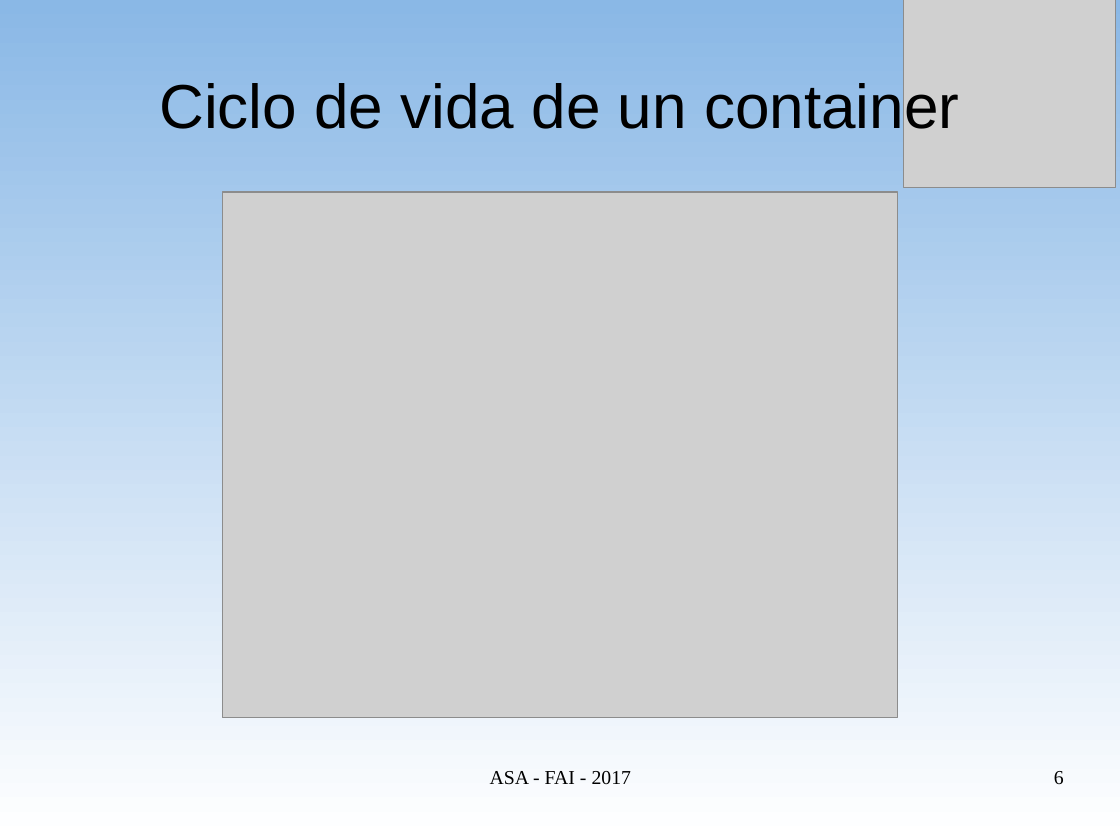
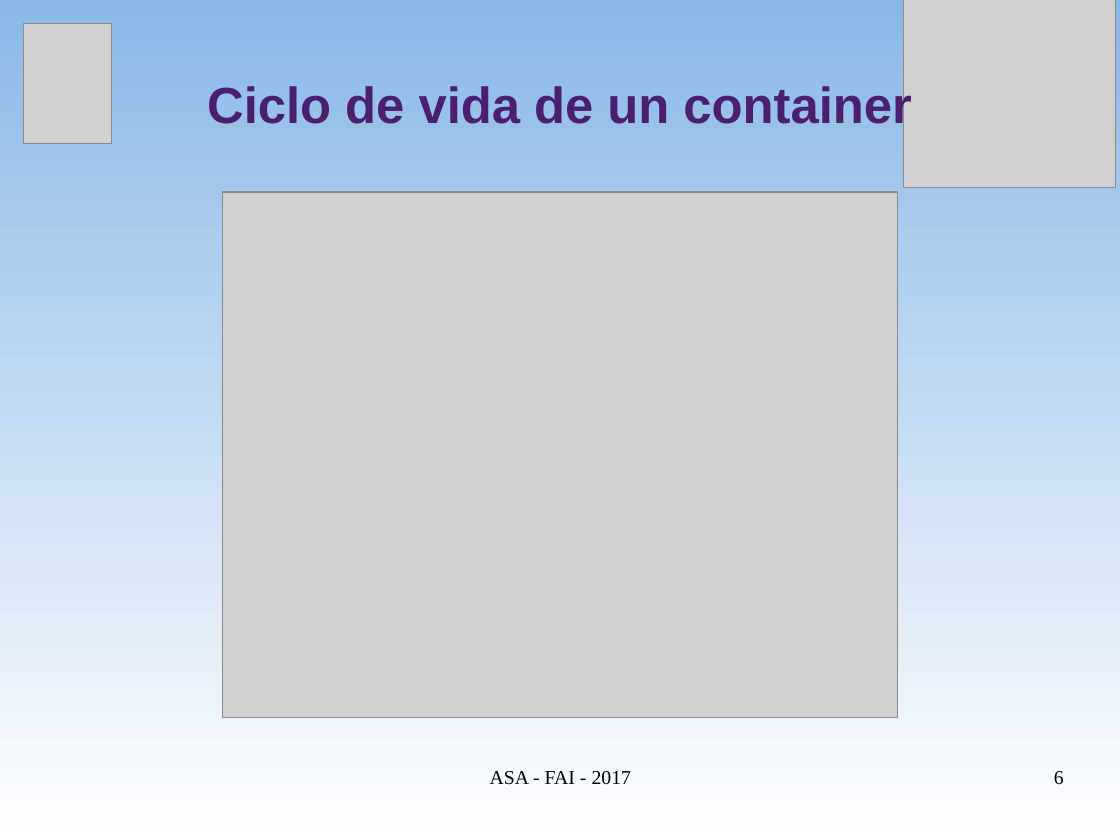
Before and after one commit to niniadcobre/asa, a slide deck: slide 6 of clases/ASA-virt-casoestudio.odp. Drawn at 1120x840 pixels with LibreOffice and Linux fonts; fonts in the diff are those of the drawing; grey boxes stand for pictures. Boxes give left, top, right and bottom in pixels: in the first picture for what was removed or moved away, otherwise in the second. Text is boxed around its words. In the diff, an @@ line names an element or a change of style, - is before the commit and + after.

```diff
--- a/clases/ASA-virt-casoestudio.odp
+++ b/clases/ASA-virt-casoestudio.odp
@@ picture added at box(24, 24, 112, 144) @@
@@ title "Ciclo de vida de un ..." at box(207, 83, 911, 134): size 44 to 36 pt, text colour #000000 to #4B1F6F, bold on @@
```
Also in this commit, not shown: 13 other slides changed, 3 slides added, 2 slides removed, 2 other files.
